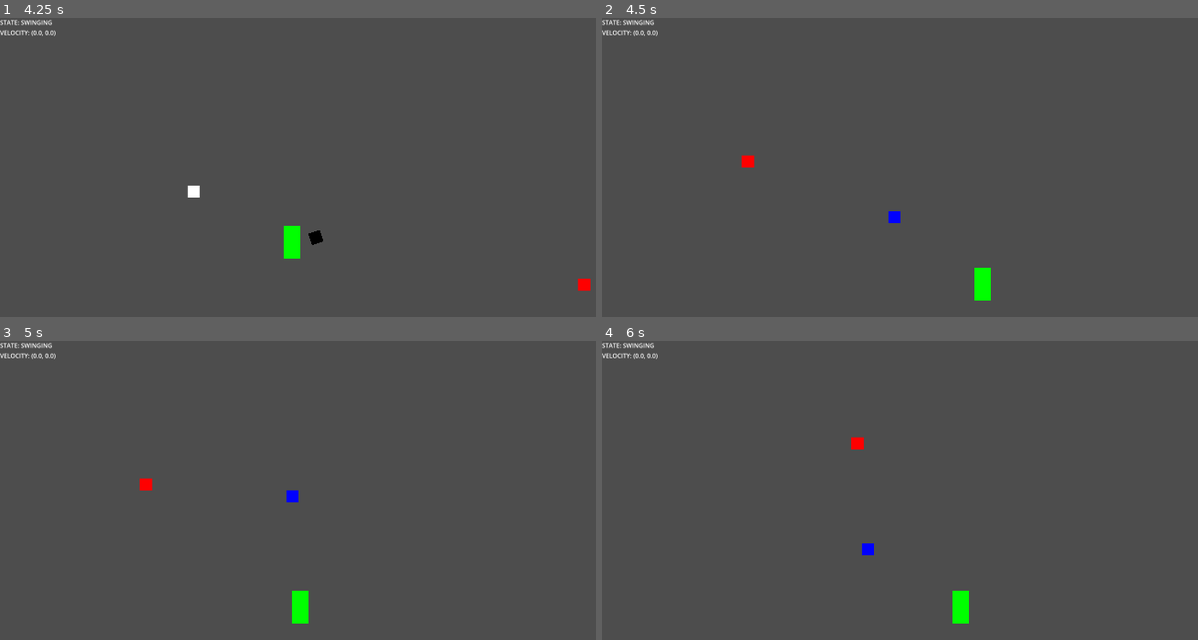
Above: before the commit, frames 1-4 (two rows, left to right).
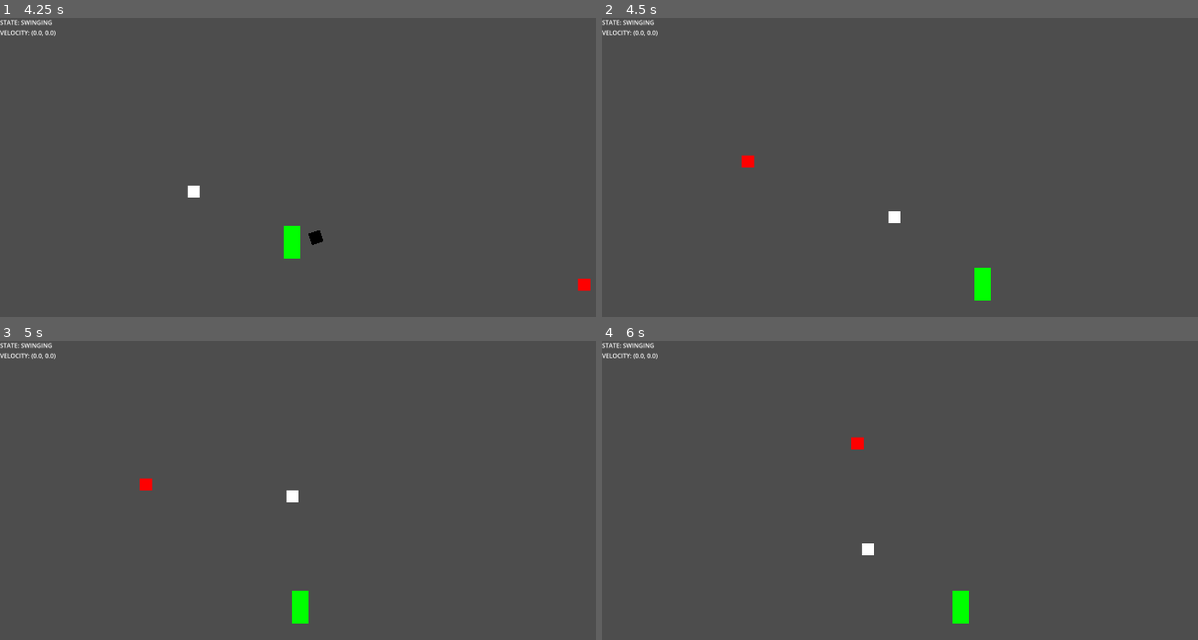
Above: after the commit, the same moments.

Repository: JeriamJito/ProjectWild
Game: Godot game, scene res://stage.tscn
Same seed, same stepped clock (60 frames per second), same inputs: the game is played once before the commit and once after it.
Inputs (mouse positions are in pixels of both pictures, inside the frame that each line leads up to):
- Up to frame 1 (4.25 s): tap Enter at 0.5 s; move the mouse to (524, 203) at 0.52 s; hold D (move_right) 0.53-2.03 s; click (524, 203) at 0.6 s; tap Space (jump) at 0.77, 1.52, 2.75, 3.02, 3.77 s; move the mouse to (220, 242) at 1.27 s; click (220, 242) at 1.35 s; move the mouse to (441, 131) at 2.02 s; hold A (move_left) 2.03-2.78 s; click (441, 131) at 2.1 s; move the mouse to (327, 305) at 2.77 s; hold D (move_right) from 2.78 s (still down); click (327, 305) at 2.85 s; move the mouse to (584, 284) at 3.52 s; click (584, 284) at 3.6 s
- Up to frame 2 (4.5 s): tap Enter at 4.25 s; move the mouse to (751, 161) at 4.27 s; release D (move_right) at 4.28 s; hold A (move_left) from 4.28 s (still down); click (751, 161) at 4.35 s
- Up to frame 3 (5 s): keep holding A (move_left); tap Space (jump) at 4.52 s
- Up to frame 4 (6 s): move the mouse to (1001, 547) at 5.02 s; release A (move_left) at 5.03 s; hold D (move_right) 5.03-5.78 s; click (1001, 547) at 5.1 s; move the mouse to (858, 442) at 5.77 s; hold A (move_left) from 5.78 s (still down); click (858, 442) at 5.85 s

Frame 1 is identical in both runs. In frame 2, less than 0.1% of the frame differs, in the area x 47-51%, y 64-69%; in frame 3, less than 0.1%, in the area x 47-51%, y 49-54%; in frame 4, less than 0.1%.

Commit message:
(fix) player facing direction logic

Diff:
--- a/components/whip.gd
+++ b/components/whip.gd
@@ -13,6 +13,7 @@
 
 var _rope : Rope
 var grapple_point := GRAPPLE_RESET
+var current_grapple_point := -1
 
 func _ready() -> void:
 	parent.change_state.connect(create_rope)
@@ -28,10 +29,13 @@
 	var mouse_position := get_global_mouse_position()
 
 	for i in range(grapple_points.size()):
+		if i == current_grapple_point:
+			continue
+
 		var test_point : Node2D = grapple_points[i]
 
 		var lateral_distance = global_position.x - test_point.global_position.x
-		if sign(lateral_distance) == sign(parent.scale.y):
+		if sign(lateral_distance) == sign(parent.last_direction):
 			return grapple_test
 
 		var player_distance = global_position.distance_to(test_point.global_position)
@@ -50,6 +54,7 @@
 		return
 	var grapple_points : Array = get_tree().get_nodes_in_group("WhipTarget")
 	var test_point : Node2D = grapple_points[grapple_point.x]
+	current_grapple_point = grapple_point.x
 	_rope = WHIP_LINE.instantiate()
 	get_tree().root.add_child(_rope)
 	_rope.create_rope(test_point.global_position, parent.global_position)
--- /dev/null
+++ b/player/front_ray_cast.gd
@@ -0,0 +1,11 @@
+extends RayCast2D
+
+@onready var parent : Actor = get_parent()
+
+var _lateral_tp : float
+
+func _ready() -> void:
+	_lateral_tp = target_position.x
+
+func _physics_process(delta: float) -> void:
+	target_position.x = _lateral_tp * parent.last_direction
--- a/player/player.gd
+++ b/player/player.gd
@@ -14,13 +14,14 @@
 
 var state := STATES.IDLE
 var direction := 0.0
+var last_direction := 1
 
 func _physics_process(_delta : float) -> void:
 	global_rotation = 0.0
 	direction = Input.get_axis("move_left", "move_right")
 
 	if direction != 0.0:
-		scale.x = scale.y * sign(direction)
+		last_direction = sign(direction)
 
 	if direction == 0.0 and is_on_floor():
 		change_state.emit(STATES.IDLE)
@@ -63,7 +64,7 @@
 func can_ledge_grab() -> bool:
 	if not front_ray_cast.is_colliding():
 		return false
-	var location = front_ray_cast.get_collision_point().x + 5.0 * sign(scale.y)
+	var location = front_ray_cast.get_collision_point().x + 5.0 * last_direction
 	top_ray_cast.global_position.x = location
 	if not top_ray_cast.is_colliding():
 		return false
--- a/player/player.tscn
+++ b/player/player.tscn
@@ -7,6 +7,7 @@
 [ext_resource type="PackedScene" uid="uid://cy537276fk4lt" path="res://components/whip.tscn" id="5_g6k8r"]
 [ext_resource type="Script" uid="uid://b44ffe4rhpsj" path="res://player/climbing_timeout.gd" id="5_qjkh3"]
 [ext_resource type="PackedScene" uid="uid://dqeh25s827j77" path="res://components/cursor.tscn" id="7_rgyib"]
+[ext_resource type="Script" uid="uid://dp4yiid8benh1" path="res://player/front_ray_cast.gd" id="8_8t03j"]
 [ext_resource type="PackedScene" uid="uid://b3grspwqj5bit" path="res://components/whip_attach.tscn" id="8_hg6s5"]
 
 [sub_resource type="CapsuleShape2D" id="CapsuleShape2D_rkbax"]
@@ -59,6 +60,7 @@
 unique_name_in_owner = true
 position = Vector2(0, -30)
 target_position = Vector2(50, 0)
+script = ExtResource("8_8t03j")
 
 [node name="TopRayCast" type="RayCast2D" parent="."]
 unique_name_in_owner = true
--- a/player/whip_line.gd
+++ b/player/whip_line.gd
@@ -15,7 +15,7 @@
 	pinjoint.node_b = player_point.get_path()
 	add_child(pinjoint)
 	player.reparent(player_point)
-	player_point.apply_impulse(Vector2(initial_force * player.scale.y, 0))
+	player_point.apply_impulse(Vector2(initial_force * player.last_direction, 0))
 
 	if get_tree().get_node_count_in_group("WhipLine") > 1:
 		var existing_rope = get_tree().get_first_node_in_group("WhipLine")
Not shown, added: player/front_ray_cast.gd.uid
Not shown: 1 places in player/player.tscn that only renumber resources
